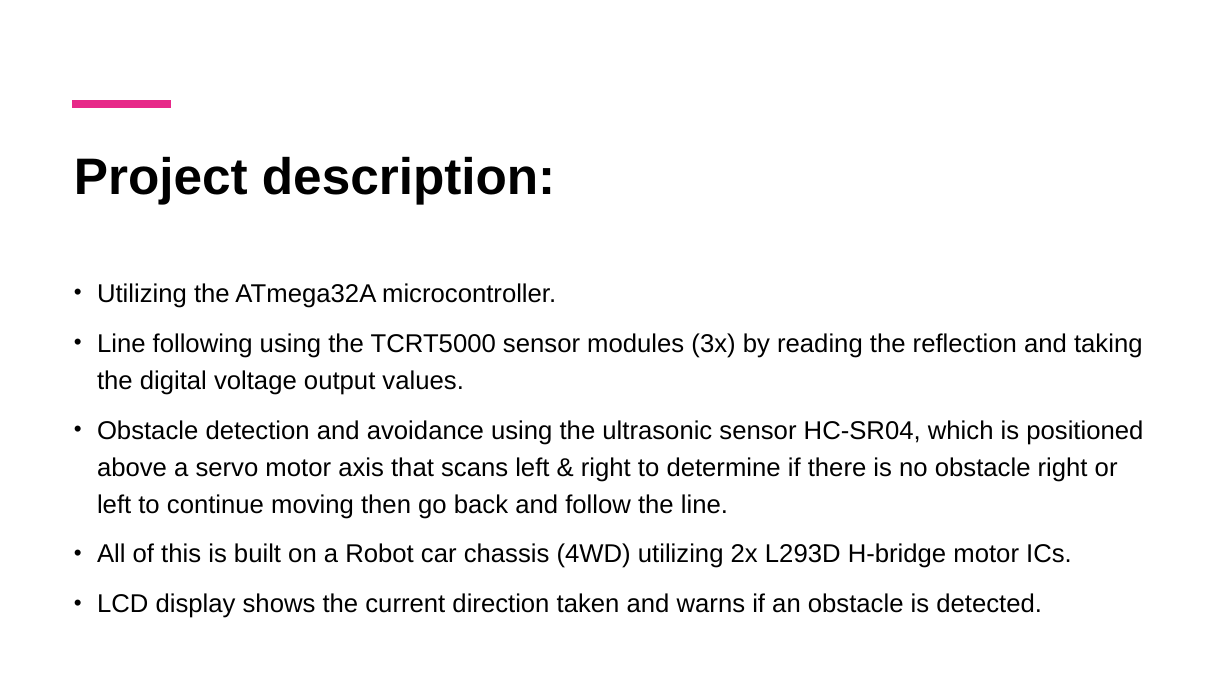
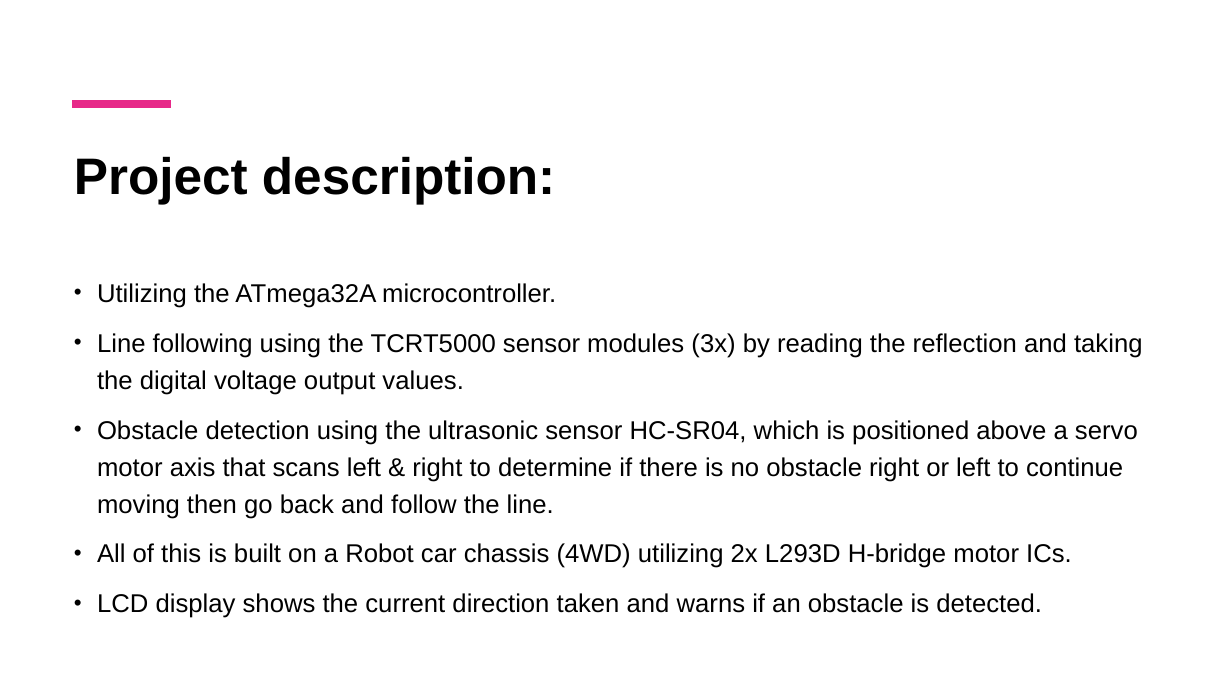
Before and after one commit to RattleBrattle/Autonomous-Line-following-Vehicle-, a slide deck: slide 2 of Project presentation.pptx. Drawn at 1232x693 pixels with LibreOffice and Linux fonts; fonts in the diff are those of the drawing. Boxes give left, top, right and bottom in pixels: in the first picture for what was removed or moved away, otherwise in the second. Text is boxed around its words. In the diff, an @@ line names an element or a change of style, - is before the commit and + after.

Commit message:
Update presentation

```diff
--- a/Project presentation.pptx
+++ b/Project presentation.pptx
@@ text at box(97, 420, 1138, 519): text changed @@
-• Obstacle detection and avoidance using the ultrasonic sensor HC-SR04, which is positioned above a servo motor axis that scans left & right to determine if there is no obstacle right or left to continue moving then go back and follow the line.
+• Obstacle detection using the ultrasonic sensor HC-SR04, which is positioned above a servo motor axis that scans left & right to determine if there is no obstacle right or left to continue moving then go back and follow the line.
```
Also in this commit, not shown: 1 other slide changed, 1 slide added.
